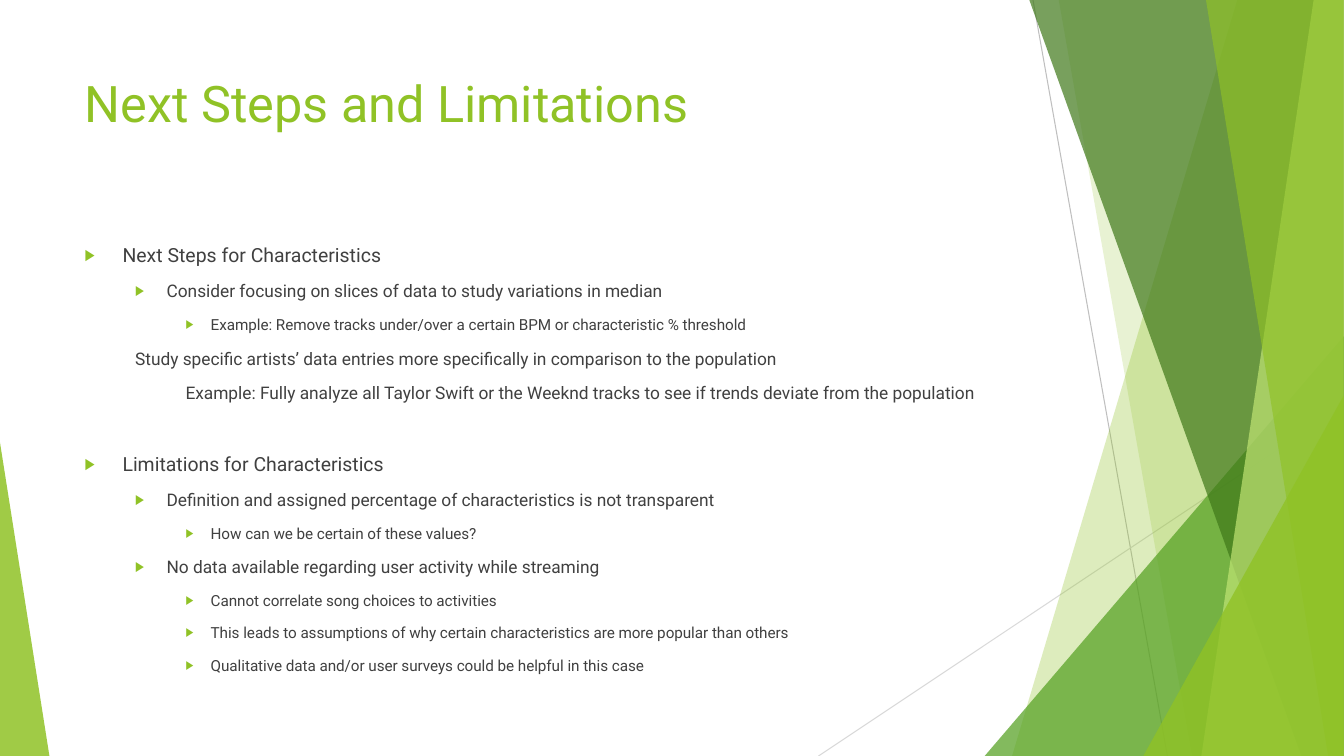
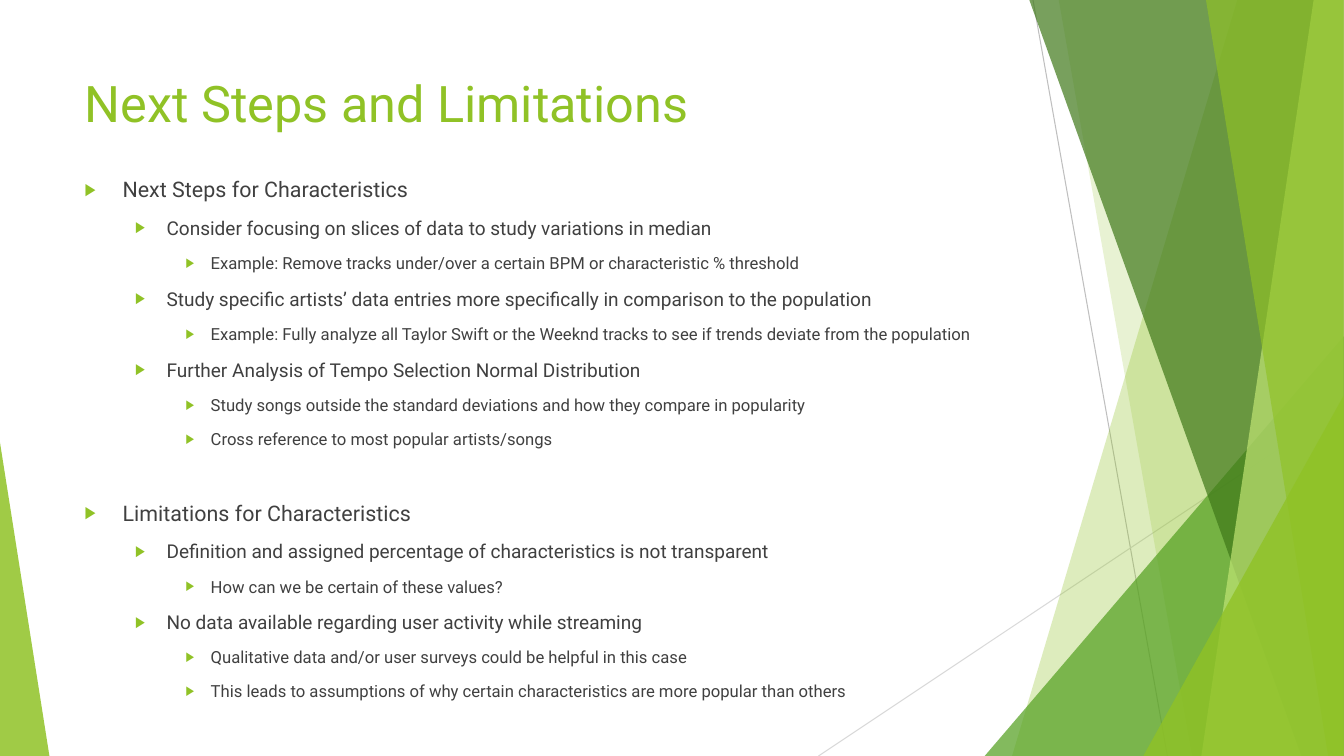
Before and after one commit to d6kramer/project-1-group-08, a slide deck: slide 12 of Project_1_Spotify_2023_Analysis.pptx. Drawn at 1344x756 pixels with LibreOffice and Linux fonts; fonts in the diff are those of the drawing. Boxes give left, top, right and bottom in pixels: in the first picture for what was removed or moved away, otherwise in the second. Text is boxed around its words. In the diff, an @@ line names an element or a change of style, - is before the commit and + after.

Commit message:
README edits, ppt and notebook edits

```diff
--- a/Project_1_Spotify_2023_Analysis.pptx
+++ b/Project_1_Spotify_2023_Analysis.pptx
@@ text "Next Steps for Characteristics": place and size @@
-text "Next Steps for Characteristics" at (123, 247, 975, 675)
+text "Next Steps for Characteristics" at (123, 180, 970, 701)
@@ text at (123, 180, 970, 701): size 13.9 to 15.3 pt in "Next Steps for Characteristics", "Limitations for Characteristics"; size 12.4 to 13.6 pt in "Consider focusing on slices of data to ...", "Study specific artists’ data entries more specifically ...", "Definition and assigned percentage of characteristics is ...", "No data available regarding user activity while ..."; size 10.8 to 11.9 pt in "Example: Remove tracks under/over a certain BPM ...", "How can we be certain of these ...", "This leads to assumptions of why certain ..."; size 12.4 to 11.9 pt in "Example: Fully analyze all Taylor Swift or ..."; bullet none to ▶; list level 2 to 3 in "Example: Fully analyze all Taylor ..." @@
@@ text at (167, 362, 805, 449): paragraphs added @@
+  ▶ Further Analysis of Tempo Selection Normal Distribution
+    ▶ Study songs outside the standard deviations and how they compare in popularity
+    ▶ Cross reference to most popular artists/songs
@@ text at (211, 650, 687, 667): text changed; size 10.8 to 11.9 pt @@
-    ▶ Cannot correlate song choices to activities
+    ▶ Qualitative data and/or user surveys could be helpful in this case
@@ text at (211, 659, 644, 675): paragraph removed @@
-    ▶ Qualitative data and/or user surveys could be helpful in this case
```
Also in this commit, not shown: 2 other files.
